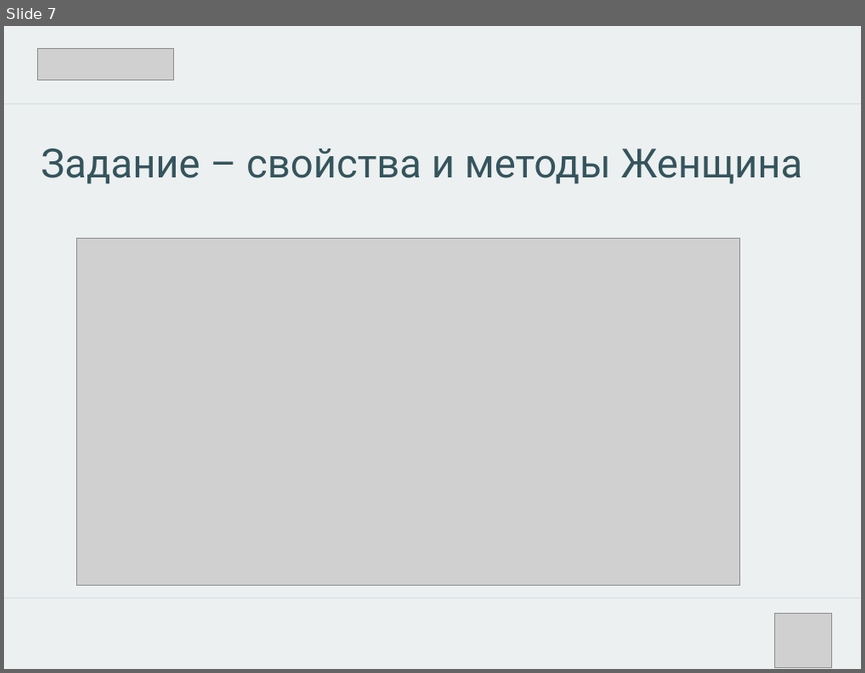
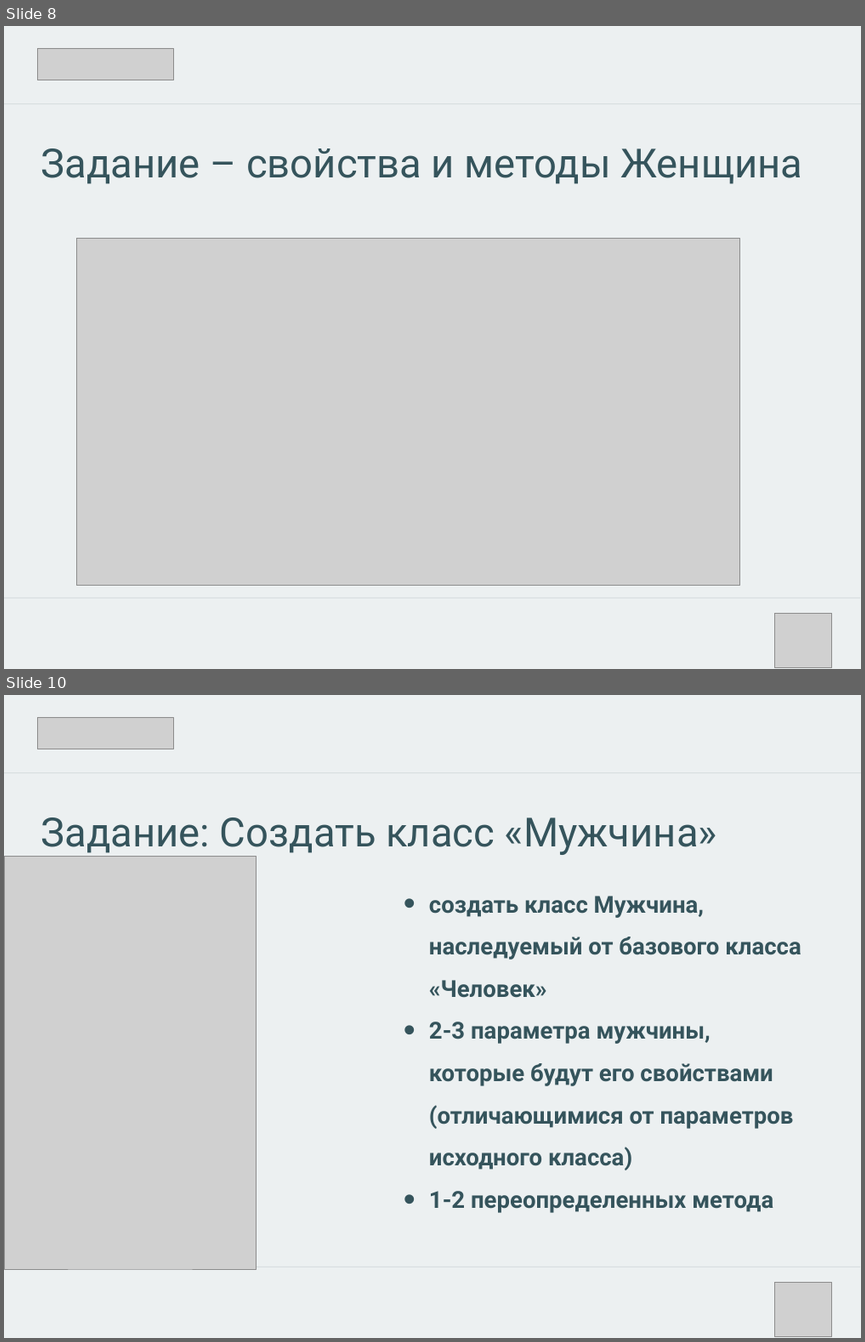
Before and after one commit to walerij/v3, a slide deck: презентация 2.pptx. Shown one above the other, each under a label of ours: slide 7 before the commit, slides 8 and 10 after it; the slides between them are not shown. The pictures are 865x673 and 865x1342 pixels, drawn with LibreOffice and Linux fonts; fonts in the diff are those of the drawing; grey boxes stand for pictures. Boxes give left, top, right and bottom in pixels: in the first picture for what was removed or moved away, otherwise in the second. Text is boxed around its words. In the diff, an @@ line names an element or a change of style, - is before the commit and + after.

```diff
--- a/презентация 2.pptx
+++ b/презентация 2.pptx
@@ slide 10 added at [4,695,861,1338], background #ECF0F1 @@
@@ picture added at [38,717,173,749] @@
@@ line added from (4, 772) to (861, 772), #35545C 1 pt @@
@@ text added at [41,817,717,857], 48 pt, text #35545C @@
+Задание: Создать класс «Мужчина»
@@ picture added at [4,857,256,1270] @@
@@ text added at [429,896,800,1213], 28 pt, text #35545C, bold @@
+• создать класс Мужчина, наследуемый от базового класса «Человек»
+• 2-3 параметра мужчины, которые будут его свойствами (отличающимися от параметров исходного класса)
+• 1-2 переопределенных метода
@@ line added from (4, 1267) to (860, 1267), #35545C 1 pt @@
@@ picture added at [775,1282,832,1337] @@
@@ what was slide 7 is now slide 8 @@
```
Also in this commit, not shown: 6 other slides added, 3 slides removed, 6 other files.
